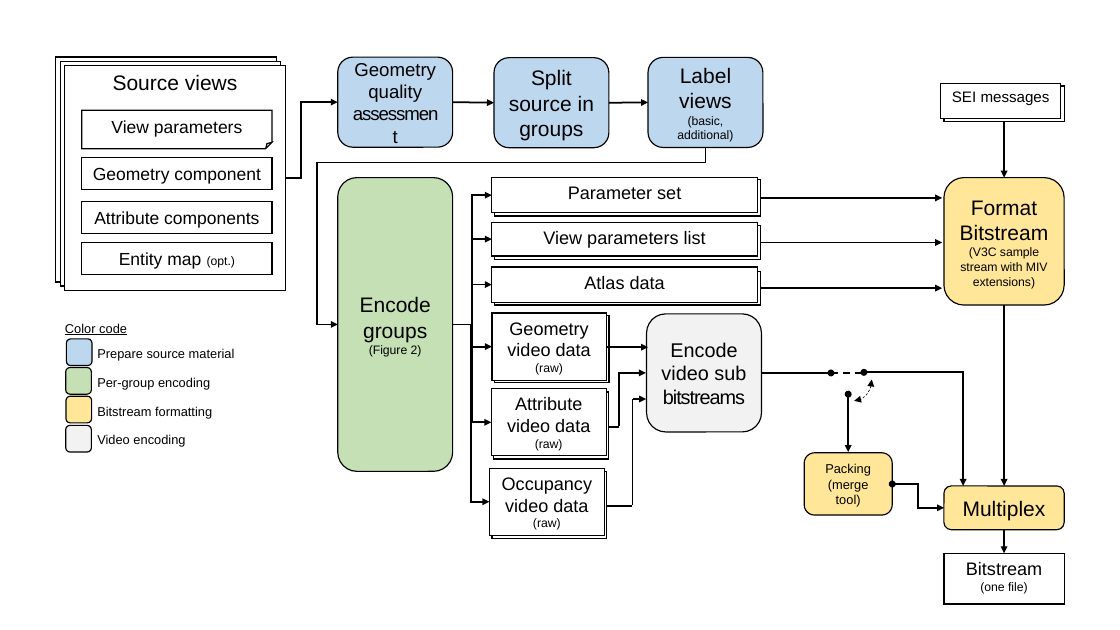
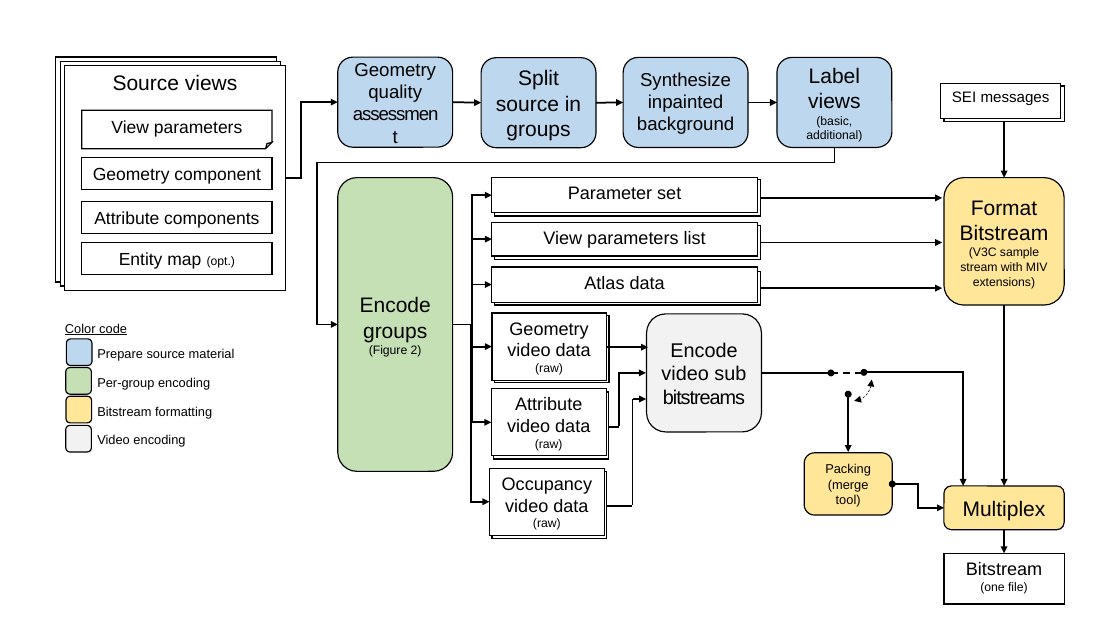
Before and after one commit to bart-kroon/TM1, a slide deck: slide 1 of doc/test_model/images/4_encoder/group_based_encoder.pptx. Drawn at 1120x630 pixels with LibreOffice and Linux fonts; fonts in the diff are those of the drawing. Boxes give left, top, right and bottom in pixels: in the first picture for what was removed or moved away, otherwise in the second. Text is boxed around its words. In the diff, an @@ line names an element or a change of style, - is before the commit and + after.

```diff
--- a/doc/test_model/images/4_encoder/group_based_encoder.pptx
+++ b/doc/test_model/images/4_encoder/group_based_encoder.pptx
@@ rounded rectangle "Split source in groups": place and size @@
-rounded rectangle "Split source in groups" at <box>494,58,609,148</box>
+rounded rectangle "Split source in groups" at <box>481,58,597,148</box>
@@ rounded rectangle added at <box>623,57,749,147</box>, fill #BDD7EE, outline #000000 1 pt, 16 pt, text #000000 @@
+Synthesize inpainted background
@@ rounded rectangle "Label views (basic, additional)": place and size @@
-rounded rectangle "Label views (basic, additional)" at <box>648,57,763,147</box>
+rounded rectangle "Label views (basic, additional)" at <box>777,57,892,147</box>
@@ arrow moved from (453, 103) - (494, 103) to (453, 103) - (481, 103) @@
@@ arrow moved from (609, 103) - (648, 103) to (597, 103) - (623, 103) @@
@@ arrow added from (749, 103) to (777, 103), #000000 1.5 pt @@
@@ elbow arrow moved from (706, 148) - (338, 324) to (834, 148) - (338, 324) @@
```
Also in this commit, not shown: 6 other files.
